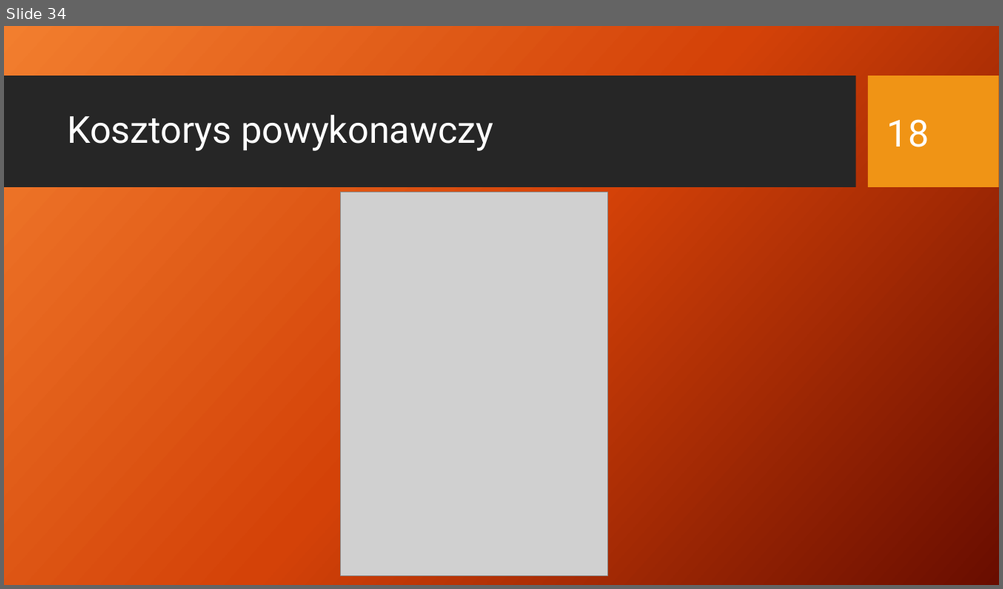
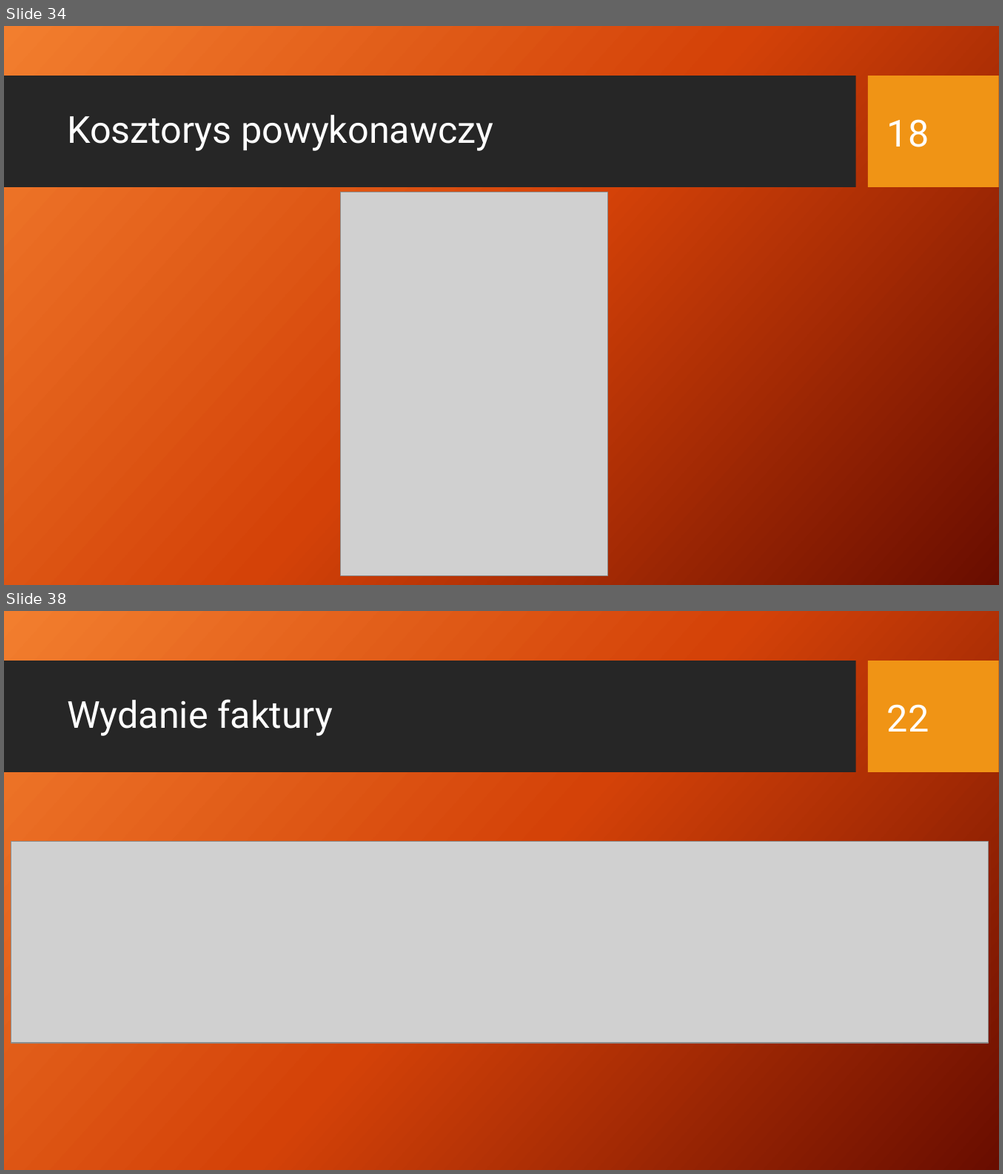
Before and after one commit to rudnickirobert/KWZP2021, a slide deck: Prezentacja_29.04.pptx. Shown one above the other, each under a label of ours: slide 34 before the commit, slides 34 and 38 after it; the slides between them are not shown. The pictures are 1003x589 and 1003x1174 pixels, drawn with LibreOffice and Linux fonts; fonts in the diff are those of the drawing; grey boxes stand for pictures; background and template pictures are left out. Boxes give left, top, right and bottom in pixels: in the first picture for what was removed or moved away, otherwise in the second. Text is boxed around its words. In the diff, an @@ line names an element or a change of style, - is before the commit and + after.

```diff
--- a/Prezentacja_29.04.pptx
+++ b/Prezentacja_29.04.pptx
@@ slide 38 added at (4,611,999,1170), background picture (left out); not listed: 2 template elements that a slide beside it also shows @@
@@ title added at (67,699,333,736), 36 pt, text #FFFFFF @@
+Wydanie faktury
@@ text added at (887,704,929,732), 36 pt, text #FFFFFF @@
+22
@@ picture added at (11,842,987,1043) @@
```
Also in this commit, not shown: 4 slides changed, 4 other slides added, 4 slides removed, 31 other files.
